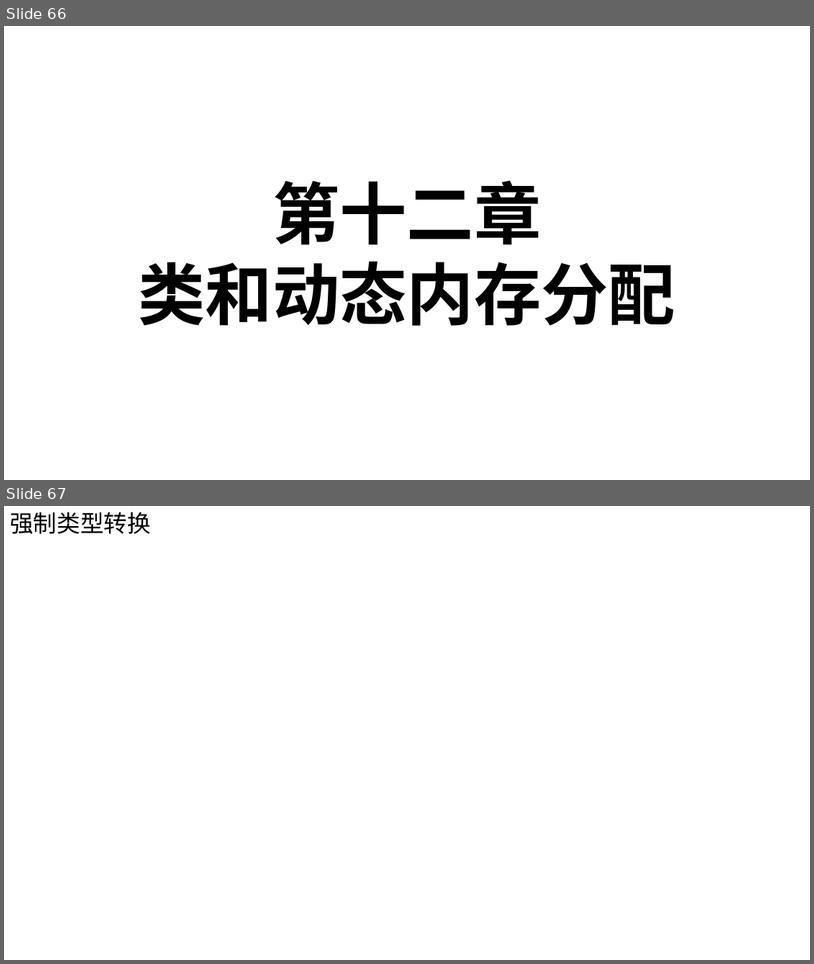
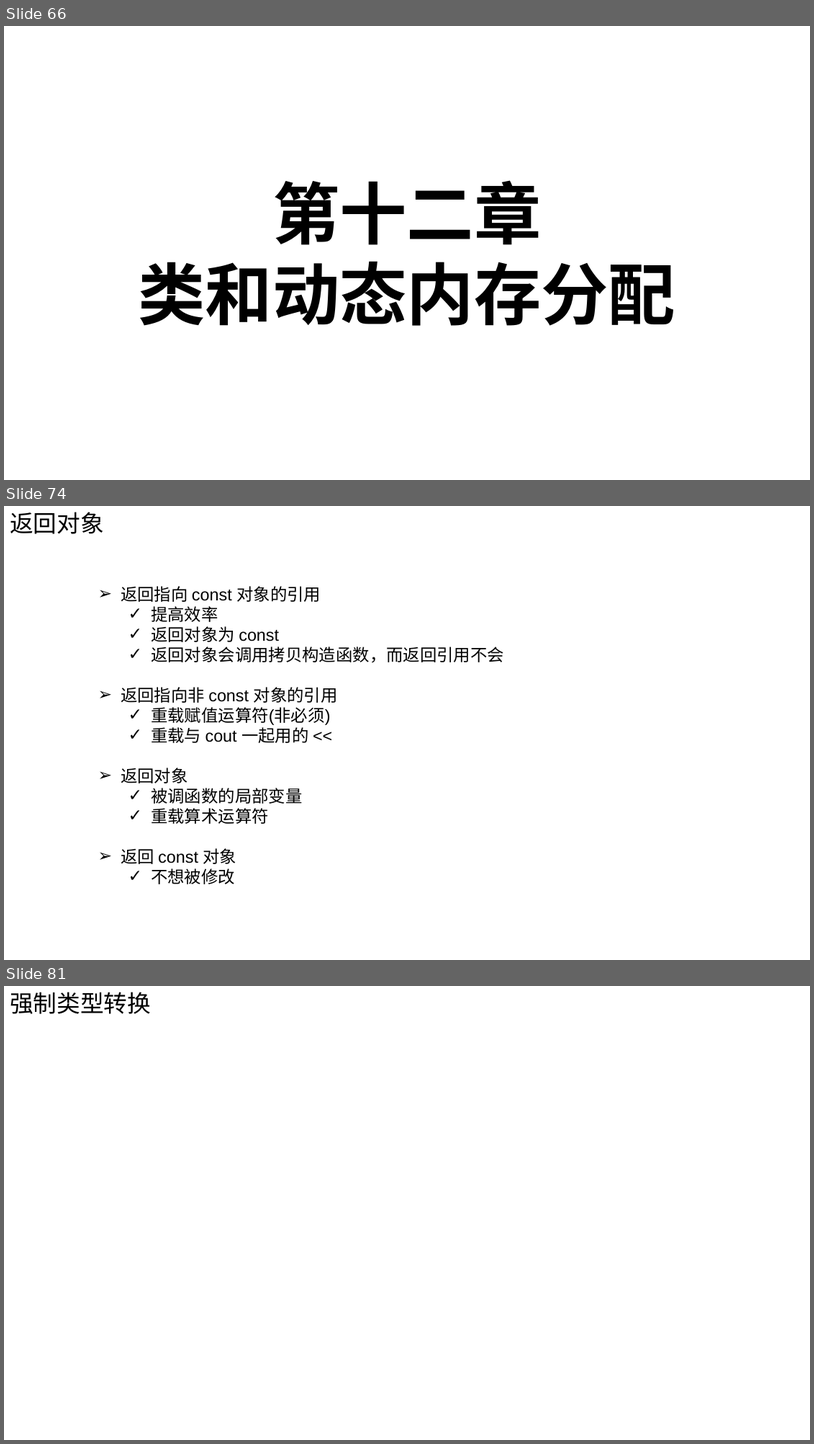
Before and after one commit to Chao200/CPP_Primer_Plus, a slide deck: C++ Primer Plus.pptx. Shown one above the other, each under a label of ours: slides 66 and 67 before the commit, slides 66, 74 and 81 after it; the slides between them are not shown. The pictures are 814x964 and 814x1444 pixels, drawn with LibreOffice and Linux fonts; fonts in the diff are those of the drawing. Boxes give left, top, right and bottom in pixels: in the first picture for what was removed or moved away, otherwise in the second. Text is boxed around its words. In the diff, an @@ line names an element or a change of style, - is before the commit and + after.

```diff
--- a/C++ Primer Plus.pptx
+++ b/C++ Primer Plus.pptx
@@ slide 74 added at box(4, 506, 810, 960), background #FFFFFF @@
@@ text added at box(10, 512, 104, 534), 28 pt, text #000000 @@
+返回对象
@@ text added at box(121, 586, 504, 884), 20 pt, text #000000 @@
+➢ 返回指向 const 对象的引用
+  ✓ 提高效率
+  ✓ 返回对象为 const
+  ✓ 返回对象会调用拷贝构造函数，而返回引用不会
+➢ 返回指向非 const 对象的引用
+  ✓ 重载赋值运算符(非必须)
+  ✓ 重载与 cout 一起用的 <<
+➢ 返回对象
+  ✓ 被调函数的局部变量
+  ✓ 重载算术运算符
+➢ 返回 const 对象
+  ✓ 不想被修改
@@ what was slide 67 is now slide 81 @@
```
Also in this commit, not shown: 42 other slides added, 24 slides removed.
